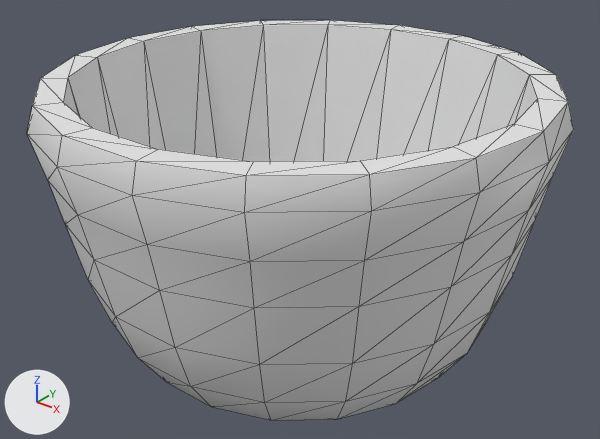
What one commit did to the FBX model CoffeeBot/Assets/Massets/3DModel/Interactables/CappuccinoCup_model.fbx.
Camera for both pictures: a 50 mm lens placed at (0.438, -0.563, 0.477), pointed at (-0.029, 0.021, 0.115). Every picture has the same lights, and +X, +Y and +Z are marked at lower left. Mesh edges are drawn as thin lines. Where no turn or scale is listed for an object, it has been applied to the vertices.
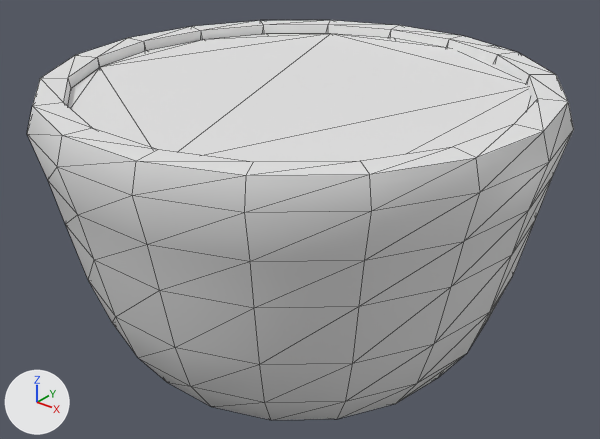
Edits to the bpy script that builds the scene:
```text
Add me_mesh_001:
    me_mesh_001.from_pydata(...)  # 108 vertices, 212 faces; spans x -0.202..0.202, y -0.199..0.199, z 0.0..0.205
Add ob_cappuccinoliquid:
    ob_cappuccinoliquid = bpy.data.objects.new('CappuccinoLiquid', me_mesh_001)
    ob_cappuccinoliquid.location = (0.0005, -0.0101, 0.058)
```

Where the change shows, as pixel boxes [x1, y1, x2, y2] in the pictures (600 x 439 px):
'CappuccinoLiquid', added
    after: [68, 34, 533, 162]
